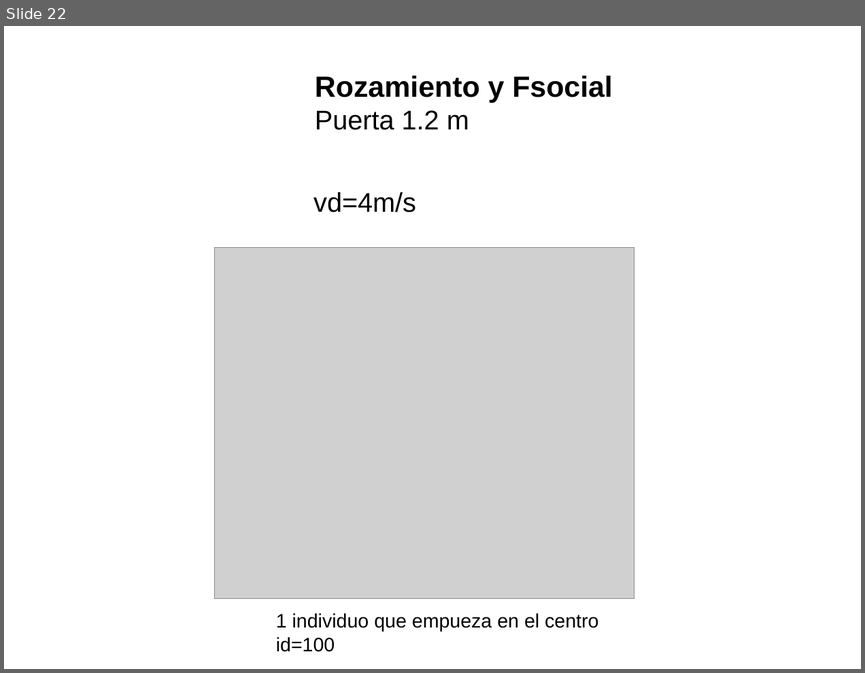
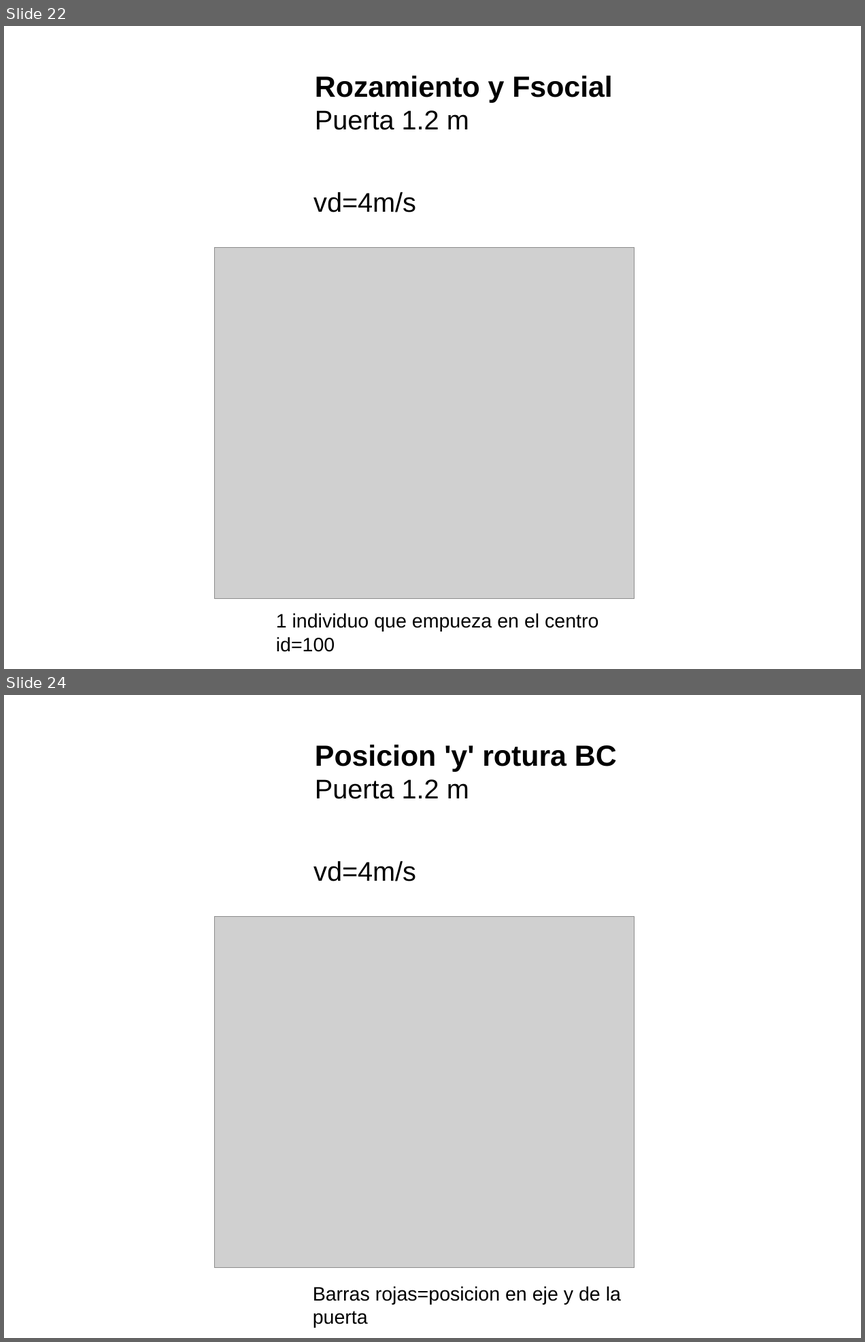
Before and after one commit to ignaciosticco/super_ath, a slide deck: present_superath1.odp. Shown one above the other, each under a label of ours: slide 22 before the commit, slides 22 and 24 after it; the slides between them are not shown. The pictures are 865x673 and 865x1342 pixels, drawn with LibreOffice and Linux fonts; fonts in the diff are those of the drawing; grey boxes stand for pictures. Boxes give left, top, right and bottom in pixels: in the first picture for what was removed or moved away, otherwise in the second. Text is boxed around its words. In the diff, an @@ line names an element or a change of style, - is before the commit and + after.

Commit message:
Posicion y ubicacion de rotura del BC

```diff
--- a/present_superath1.odp
+++ b/present_superath1.odp
@@ slide 24 added at (4, 695, 861, 1338), background #FFFFFF @@
@@ text added at (315, 745, 617, 799), 27 pt, text #000000, bold @@
+Posicion 'y' rotura BC
+Puerta 1.2 m
@@ text added at (313, 861, 416, 881), 25 pt, text #000000 @@
+vd=4m/s
@@ picture added at (215, 917, 634, 1268) @@
@@ text added at (313, 1286, 621, 1327), 18 pt, text #000000 @@
+Barras rojas=posicion en eje y de la puerta
```
Also in this commit, not shown: 3 other slides added, 51 other files.
